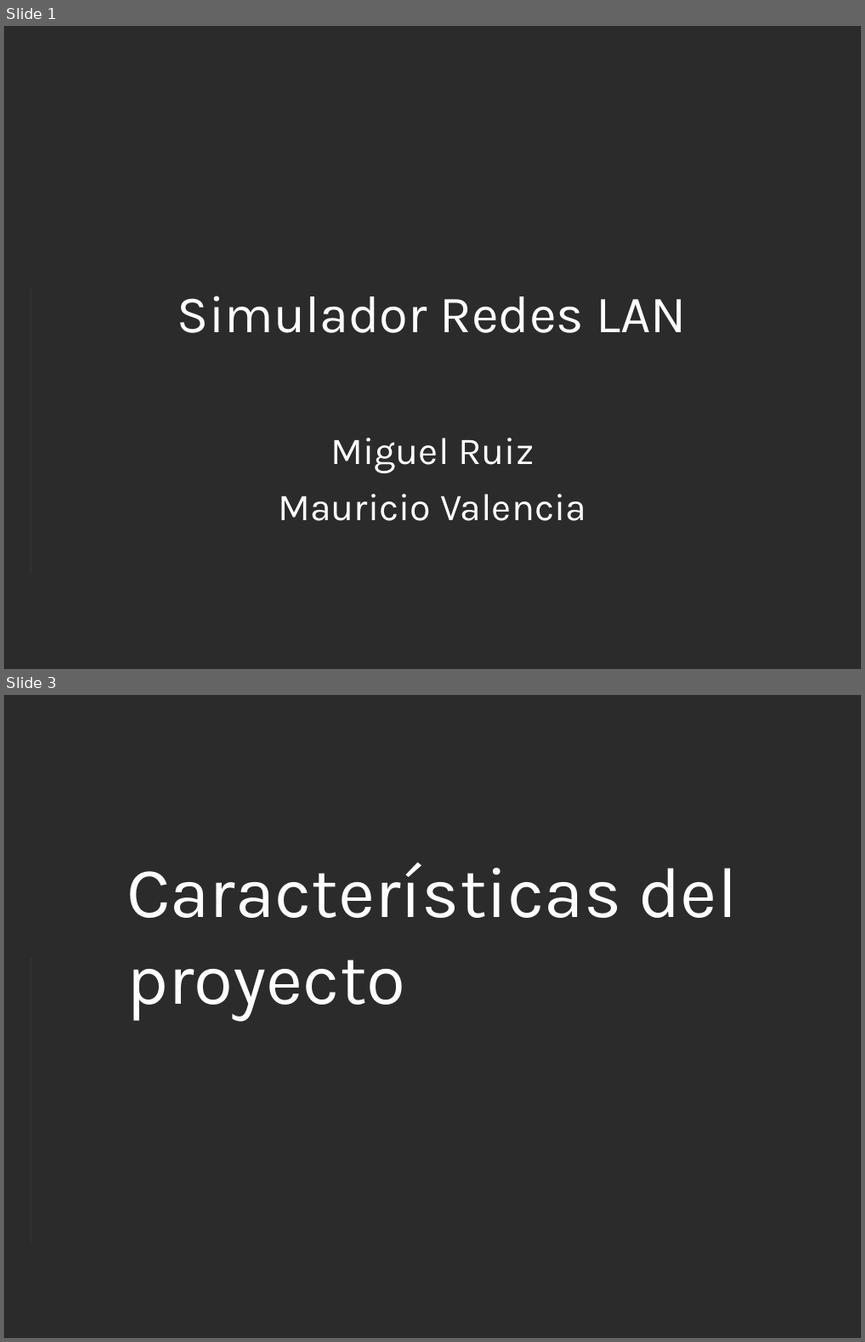
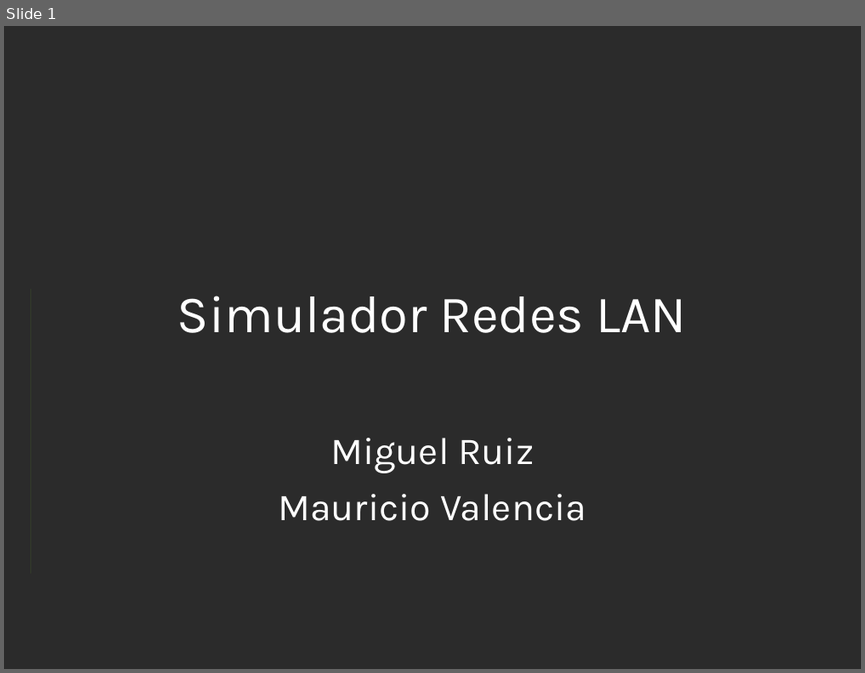
Before and after one commit to Xavinightshade/ipsimulator, a slide deck: Presentacion.ppt. Shown one above the other, each under a label of ours: slides 1 and 3 before the commit, slide 1 after it; the slides between them are not shown. The pictures are 865x1342 and 865x673 pixels, drawn with LibreOffice and Linux fonts; fonts in the diff are those of the drawing; background and template pictures are left out; a plain dark background stands for a picture behind light text. Boxes give left, top, right and bottom in pixels: in the first picture for what was removed or moved away, otherwise in the second. Text is boxed around its words. In the diff, an @@ line names an element or a change of style, - is before the commit and + after.

```diff
--- a/Presentacion.ppt
+++ b/Presentacion.ppt
@@ slide 3 removed at [4, 695, 861, 1338], background picture (left out); not listed: 1 template element that a slide beside it also shows @@
@@ title removed at [126, 862, 737, 1021] @@
-Características del proyecto
```
Also in this commit, not shown: 1 slide changed, 1 slide added.
